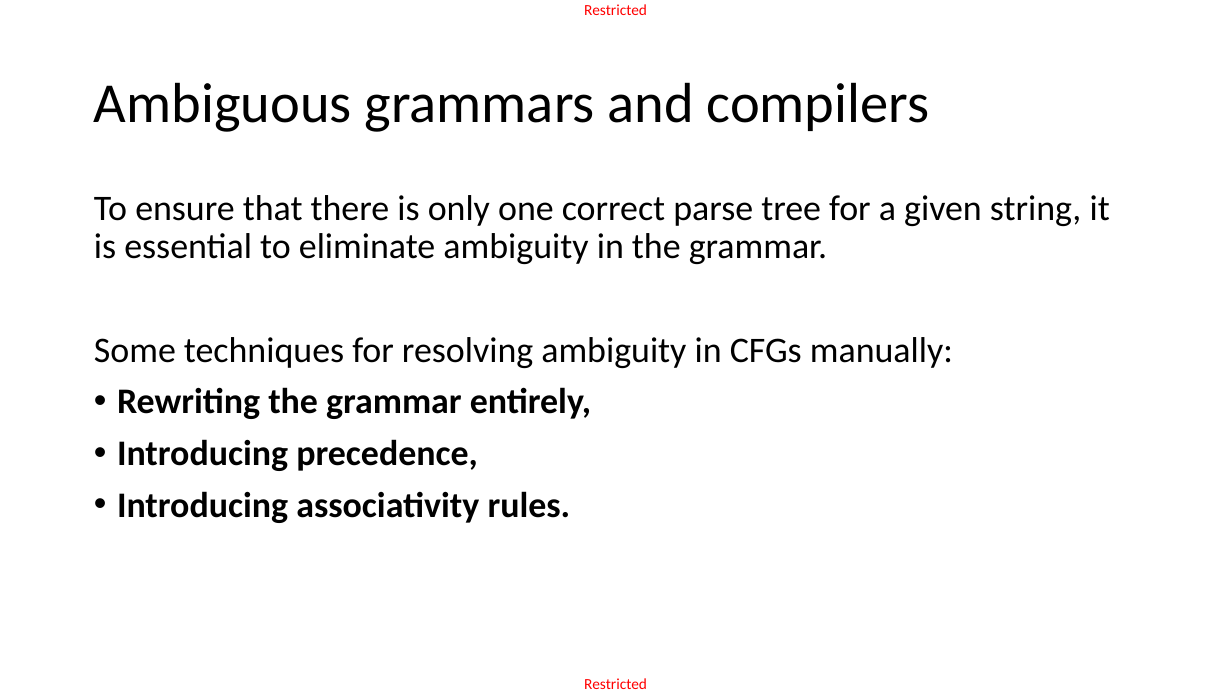
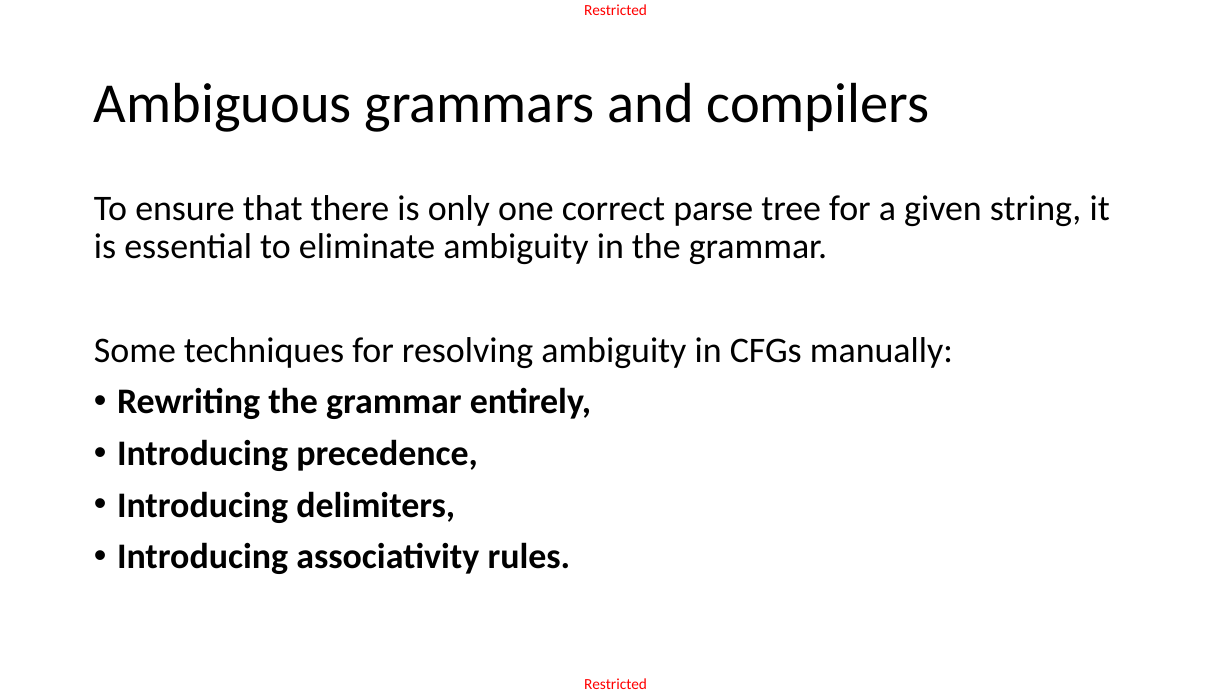
Before and after one commit to matthieudemari/SUTD_PLC_50_051, a slide deck: slide 8 of W10/W10S3/W10S3.pptx. Drawn at 1232x693 pixels with LibreOffice and Linux fonts; fonts in the diff are those of the drawing. Boxes give left, top, right and bottom in pixels: in the first picture for what was removed or moved away, otherwise in the second. Text is boxed around its words. In the diff, an @@ line names an element or a change of style, - is before the commit and + after.

```diff
--- a/W10/W10S3/W10S3.pptx
+++ b/W10/W10S3/W10S3.pptx
@@ text at (x1=117, y1=491, x2=455, y2=523): paragraph added @@
+• Introducing delimiters,
```
Also in this commit, not shown: 4 other slides changed, 67 slides added, 6 slides removed, 3 other files.
